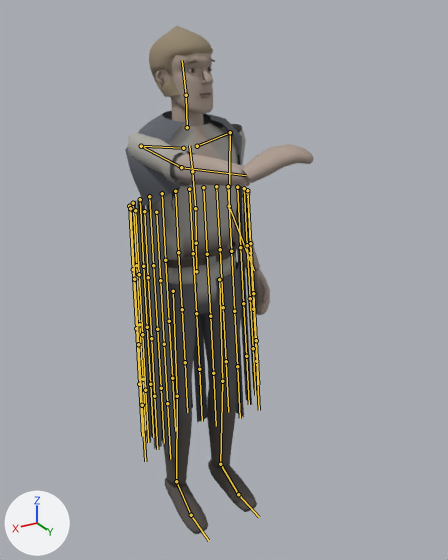
The glTF model assets/models/characters/kelsier.glb, before and after one commit.
One viewpoint serves both versions: a 50 mm lens placed at (1.003, 1.868, 1.901), pointed at (-0.021, 0.161, 1.047). The lights are fixed; the arrows at lower left show +X, +Y and +Z. The picture after the commit comes second. Both versions are drawn at frame 6 of the action 'push'; the numbers are the values there. The bones that change, and the others that lie on the model, are drawn over the model as lines.

The first picture shows 'Kelsier'.
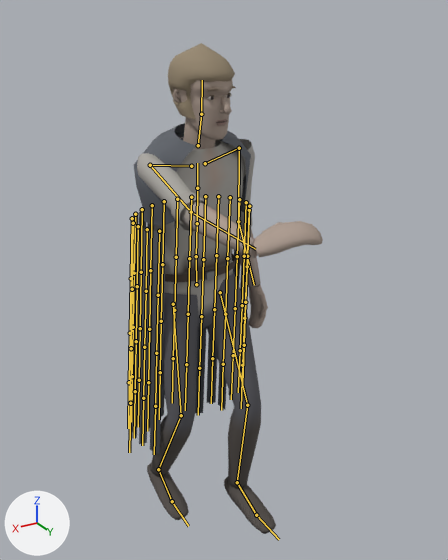
What differs and where, as boxes [x1, y1, x2, y2] in the pictures (448 x 560 px):
'Kelsier', posed
    before: [125, 26, 314, 534]
    after: [128, 43, 323, 534]
bone 'Hips', root to tip
    before: (196, 271) to (196, 243)
    after: (196, 284) to (196, 256)
bone 'Spine', root to tip
    before: (196, 243) to (195, 208)
    after: (196, 256) to (197, 223)
bone 'Chest', root to tip
    before: (195, 208) to (192, 171)
    after: (197, 223) to (197, 188)
bone 'UpperChest', root to tip
    before: (192, 171) to (189, 145)
    after: (197, 188) to (197, 163)
bone 'LeftUpperArm', root to tip
    before: (230, 132) to (229, 206)
    after: (239, 148) to (238, 221)
bone 'LeftLowerArm', root to tip
    before: (229, 206) to (254, 270)
    after: (238, 221) to (254, 285)
bone 'RightUpperLeg', root to tip
    before: (173, 291) to (177, 396)
    after: (173, 304) to (181, 415)
bone 'RightLowerLeg', root to tip
    before: (177, 396) to (176, 481)
    after: (181, 415) to (158, 469)
bone 'RightFoot', root to tip
    before: (176, 481) to (191, 515)
    after: (158, 469) to (172, 501)
bone 'LeftUpperLeg', root to tip
    before: (219, 279) to (222, 381)
    after: (220, 292) to (247, 405)
bone 'LeftLowerLeg', root to tip
    before: (222, 381) to (220, 464)
    after: (247, 405) to (237, 482)
bone 'LeftFoot', root to tip
    before: (220, 464) to (238, 494)
    after: (237, 482) to (256, 515)

The change, as a diff of the scene's bpy script:
```diff
--- a/assets/models/characters/kelsier.glb.py
+++ b/assets/models/characters/kelsier.glb.py
@@ bone_hips @@
 bone_hips = bpy.data.objects['Armature'].pose.bones['Hips']  # child of 'Root'
-bone_hips.location = (0.0, 0.0, 0.0)
+bone_hips.location = (0.0, -0.053, 0.0)
@@ bone_spine @@
 bone_spine = bpy.data.objects['Armature'].pose.bones['Spine']  # child of 'Hips'
-bone_spine.rotation_quaternion = (1.0, -0.014, 0.027, 0.0)  # degrees (-2, 3, 0)
+bone_spine.rotation_quaternion = (0.999, 0.02, 0.027, -0.001)  # degrees (2, 3, 0)
@@ bone_chest @@
 bone_chest = bpy.data.objects['Armature'].pose.bones['Chest']  # child of 'Spine'
-bone_chest.rotation_quaternion = (0.999, -0.016, 0.032, 0.002)  # degrees (-2, 4, 0)
+bone_chest.rotation_quaternion = (0.999, 0.024, 0.032, 0.0)  # degrees (3, 4, 0)
@@ bone_upperchest @@
 bone_upperchest = bpy.data.objects['Armature'].pose.bones['UpperChest']  # child of 'Chest'
-bone_upperchest.rotation_quaternion = (0.999, -0.016, 0.031, 0.003)  # degrees (-2, 4, 0)
+bone_upperchest.rotation_quaternion = (0.999, 0.024, 0.032, 0.002)  # degrees (3, 4, 0)
@@ bone_leftupperarm @@
 bone_leftupperarm = bpy.data.objects['Armature'].pose.bones['LeftUpperArm']  # child of 'LeftShoulder'
-bone_leftupperarm.rotation_quaternion = (0.956, -0.111, 0.062, -0.263)  # degrees (-14, 3, -31)
+bone_leftupperarm.rotation_quaternion = (0.964, 0.0, 0.011, -0.267)  # degrees (0, 1, -31)
@@ bone_leftlowerarm @@
 bone_leftlowerarm = bpy.data.objects['Armature'].pose.bones['LeftLowerArm']  # child of 'LeftUpperArm'
-bone_leftlowerarm.rotation_quaternion = (0.968, 0.25, 0.0, 0.0)  # degrees (29, 0, 0)
+bone_leftlowerarm.rotation_quaternion = (0.993, 0.122, 0.0, 0.0)  # degrees (14, 0, 0)
@@ bone_rightupperleg @@
 bone_rightupperleg = bpy.data.objects['Armature'].pose.bones['RightUpperLeg']  # child of 'Hips'
-bone_rightupperleg.rotation_quaternion = (1.0, 0.0, 0.0, 0.0)  # degrees (0, 0, 0)
+bone_rightupperleg.rotation_quaternion = (0.997, 0.073, -0.002, -0.019)  # degrees (8, 0, -2)
@@ bone_rightlowerleg @@
 bone_rightlowerleg = bpy.data.objects['Armature'].pose.bones['RightLowerLeg']  # child of 'RightUpperLeg'
-bone_rightlowerleg.rotation_quaternion = (1.0, 0.0, 0.0, 0.0)  # degrees (0, 0, 0)
+bone_rightlowerleg.rotation_quaternion = (0.962, -0.272, 0.0, 0.0)  # degrees (-32, 0, 0)
@@ bone_rightfoot @@
 bone_rightfoot = bpy.data.objects['Armature'].pose.bones['RightFoot']  # child of 'RightLowerLeg'
-bone_rightfoot.rotation_quaternion = (1.0, 0.0, 0.0, 0.0)  # degrees (0, 0, 0)
+bone_rightfoot.rotation_quaternion = (0.979, 0.2, 0.023, 0.018)  # degrees (23, 2, 2)
@@ bone_leftupperleg @@
 bone_leftupperleg = bpy.data.objects['Armature'].pose.bones['LeftUpperLeg']  # child of 'Hips'
-bone_leftupperleg.rotation_quaternion = (1.0, 0.0, 0.0, 0.0)  # degrees (0, 0, 0)
+bone_leftupperleg.rotation_quaternion = (0.976, 0.217, 0.0, 0.0)  # degrees (25, 0, 0)
@@ bone_leftlowerleg @@
 bone_leftlowerleg = bpy.data.objects['Armature'].pose.bones['LeftLowerLeg']  # child of 'LeftUpperLeg'
-bone_leftlowerleg.rotation_quaternion = (1.0, 0.0, 0.0, 0.0)  # degrees (0, 0, 0)
+bone_leftlowerleg.rotation_quaternion = (0.962, -0.272, 0.0, 0.0)  # degrees (-32, 0, 0)
@@ bone_leftfoot @@
 bone_leftfoot = bpy.data.objects['Armature'].pose.bones['LeftFoot']  # child of 'LeftLowerLeg'
-bone_leftfoot.rotation_quaternion = (1.0, 0.0, 0.0, 0.0)  # degrees (0, 0, 0)
+bone_leftfoot.rotation_quaternion = (0.998, 0.057, -0.002, -0.002)  # degrees (6, 0, 0)
```
